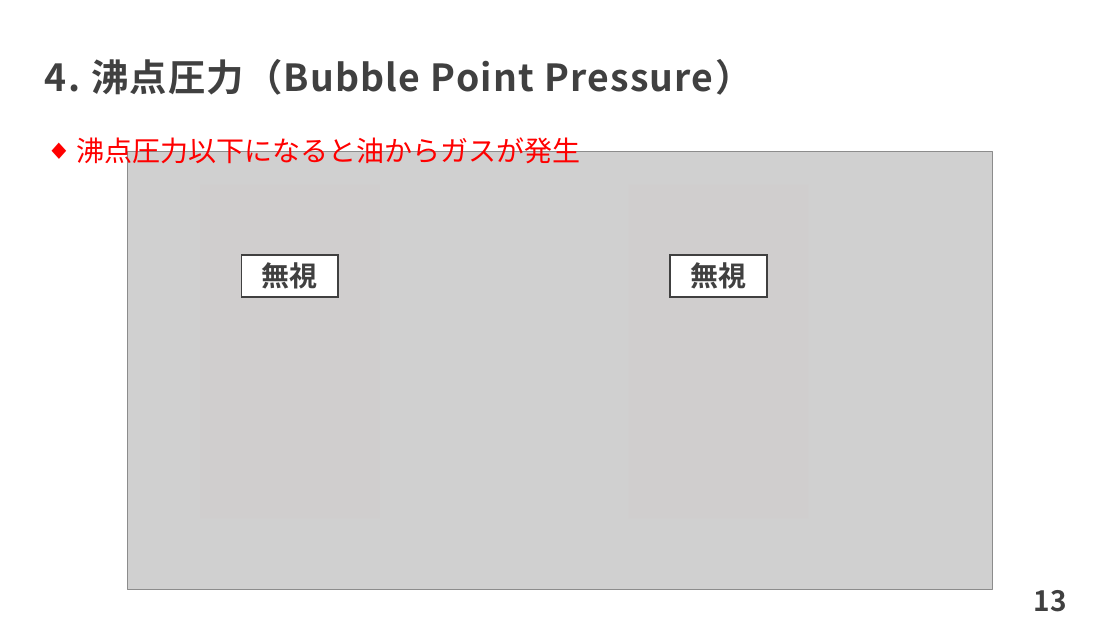
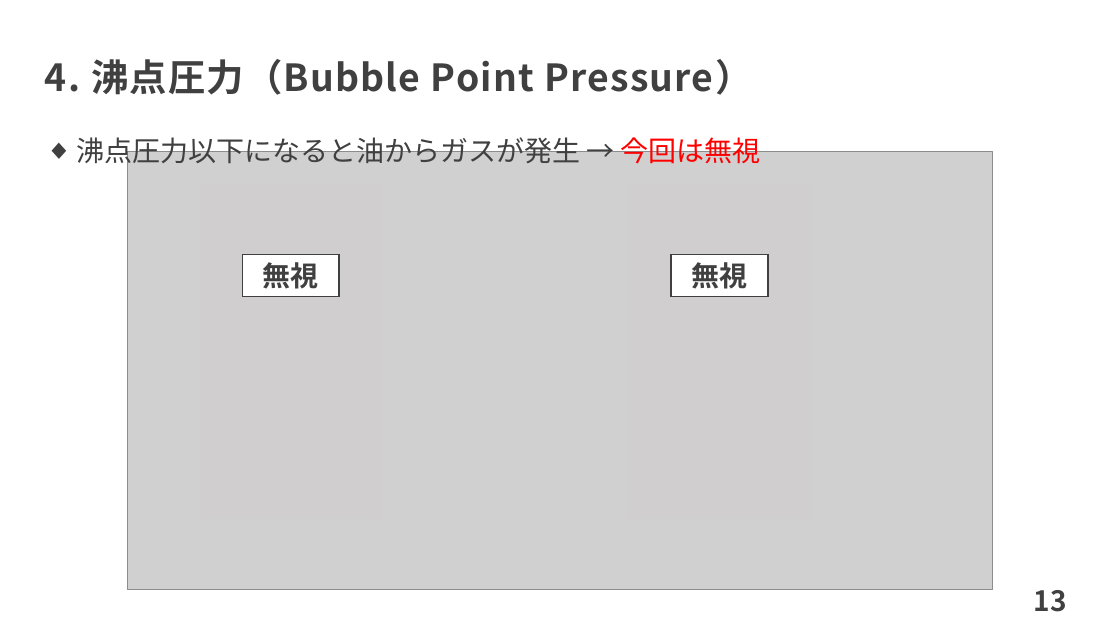
Before and after one commit to te288/intro_to_NA2022, a slide deck: slide 14 of Intro2ResSim/WaterOil2PhaseFlow.pptx. Drawn at 1120x630 pixels with LibreOffice and Linux fonts; fonts in the diff are those of the drawing; grey boxes stand for pictures. Boxes give left, top, right and bottom in pixels: in the first picture for what was removed or moved away, otherwise in the second. Text is boxed around its words. In the diff, an @@ line names an element or a change of style, - is before the commit and + after.

```diff
--- a/Intro2ResSim/WaterOil2PhaseFlow.pptx
+++ b/Intro2ResSim/WaterOil2PhaseFlow.pptx
@@ text at box(76, 133, 761, 169): text changed; text colour #FF0000 to #404040 @@
-◆ 沸点圧力以下になると油からガスが発生
+◆ 沸点圧力以下になると油からガスが発生 → 今回は無視
```
Also in this commit, not shown: 2 other slides changed, 1 other file.
